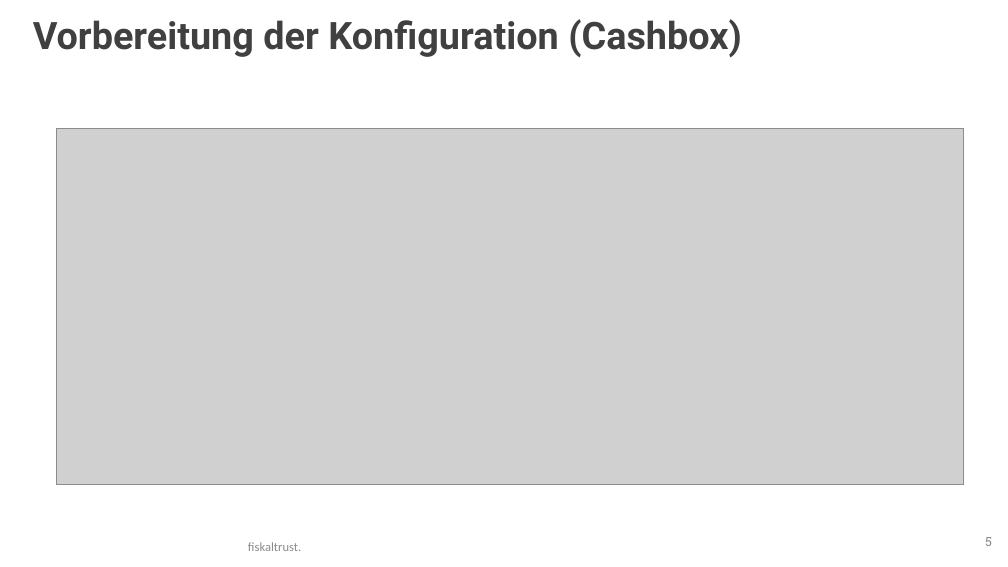
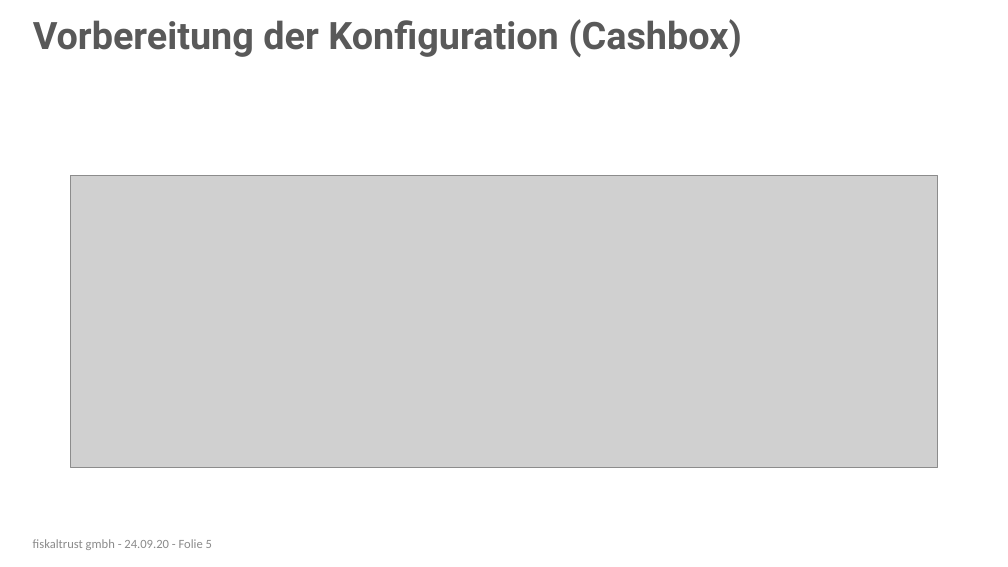
Before and after one commit to fiskaltrust/productdescription-de-doc, a slide deck: slide 5 of for-posdealers/presentation/tech/media/posdealer-tech-rollout.pptx. Drawn at 1008x567 pixels with LibreOffice and Linux fonts; fonts in the diff are those of the drawing; grey boxes stand for pictures; background and template pictures are left out. Boxes give left, top, right and bottom in pixels: in the first picture for what was removed or moved away, otherwise in the second. Text is boxed around its words. In the diff, an @@ line names an element or a change of style, - is before the commit and + after.

```diff
--- a/for-posdealers/presentation/tech/media/posdealer-tech-rollout.pptx
+++ b/for-posdealers/presentation/tech/media/posdealer-tech-rollout.pptx
@@ title "Vorbereitung der Konfiguration (Cashbox)" at (x1=33, y1=19, x2=742, y2=57): text colour #404040 to #595959 @@
@@ picture resized from (x1=57, y1=129, x2=964, y2=485) to (x1=70, y1=175, x2=938, y2=467) @@
@@ text added at (x1=33, y1=539, x2=212, y2=550), 12 pt, text #8C8C8C @@
+fiskaltrust gmbh - 24.09.20 - Folie 5
@@ page number removed at (x1=985, y1=537, x2=992, y2=546) @@
-5
@@ text removed at (x1=248, y1=542, x2=301, y2=551) @@
-fiskaltrust.
```
Also in this commit, not shown: 21 other slides changed, 1 slide added.
